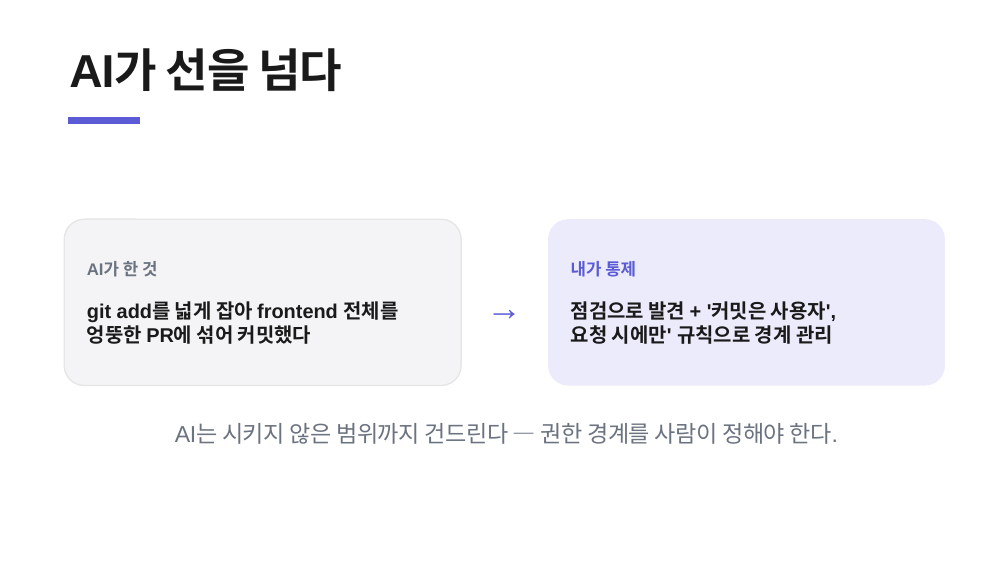
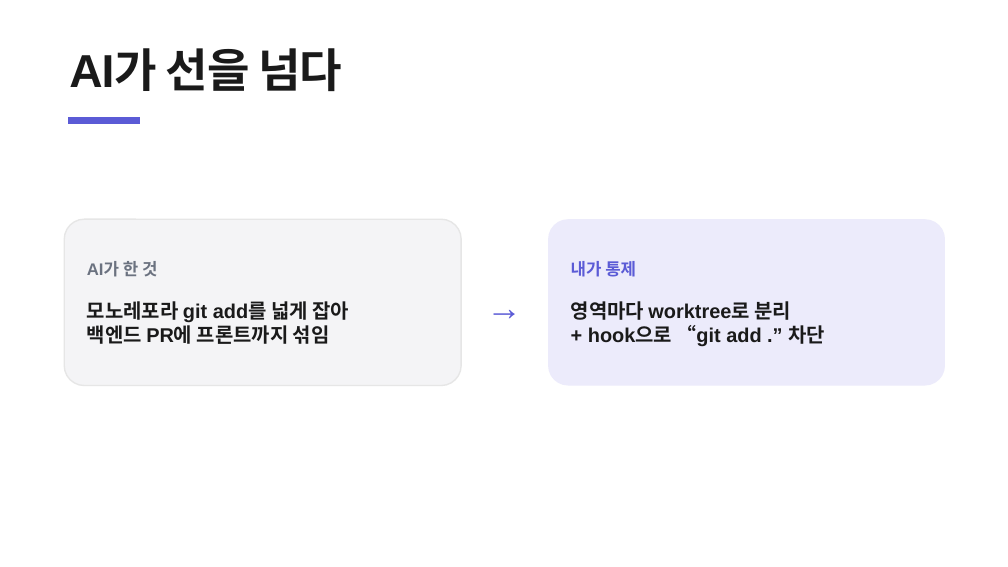
Before and after one commit to heyoonyoon/distributed-programming, a slide deck: slide 44 of docs/presentation/보험발표-figma.pptx (slide 40 before the commit). Drawn at 1008x567 pixels with LibreOffice and Linux fonts; fonts in the diff are those of the drawing. Boxes give left, top, right and bottom in pixels: in the first picture for what was removed or moved away, otherwise in the second. Text is boxed around its words. In the diff, an @@ line names an element or a change of style, - is before the commit and + after.

```diff
--- a/docs/presentation/보험발표-figma.pptx
+++ b/docs/presentation/보험발표-figma.pptx
@@ text in rounded rectangle at bbox=[87, 301, 349, 344]: text changed @@
-git add를 넓게 잡아 frontend 전체를
-엉뚱한 PR에 섞어 커밋했다
+모노레포라 git add를 넓게 잡아
+백엔드 PR에 프론트까지 섞임
@@ text in rounded rectangle at bbox=[571, 301, 825, 347]: text changed @@
-점검으로 발견 + '커밋은 사용자',
-요청 시에만' 규칙으로 경계 관리
+영역마다 worktree로 분리
++ hook으로 “git add .” 차단
@@ text removed at bbox=[175, 423, 838, 444] @@
-AI는 시키지 않은 범위까지 건드린다 — 권한 경계를 사람이 정해야 한다.
```
Also in this commit, not shown: 26 other slides changed, 8 slides added, 4 slides removed, 1 other file.
